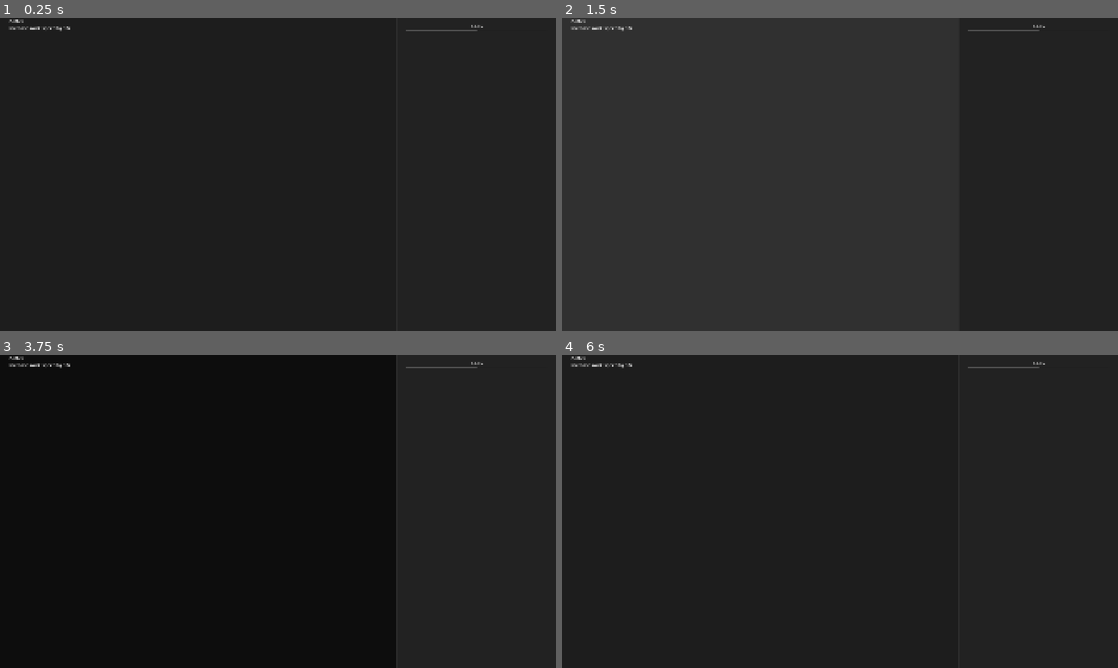
Above: before the commit, frames 1-4 (two rows, left to right).
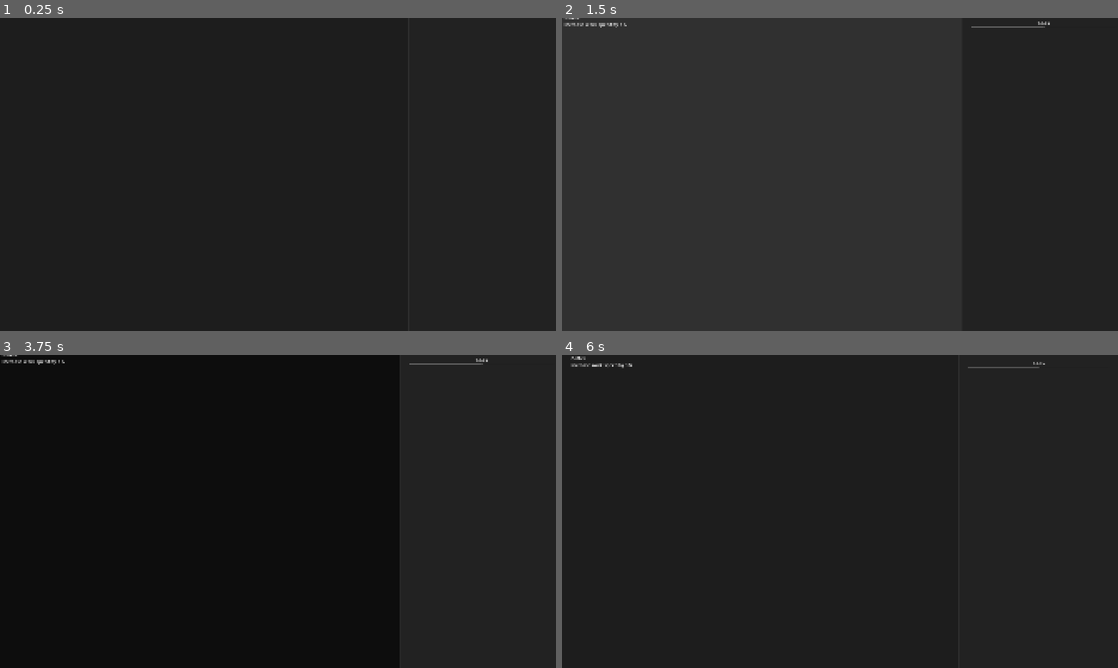
Above: after the commit, the same moments.

Repository: lorentealberto/BureaucracyProject
Game: Godot game, scene res://scenes/prefabs/buy_upgrade_button.tscn
Two runs of this game, one before a commit and one after it. Both use one fixed random seed, a clock stepped at 60 frames per second and the inputs below. This scene is started directly instead of the project's main scene.
Inputs (mouse positions are in pixels of both pictures, inside the frame that each line leads up to; where the layout moved, square brackets give the same spot in the first picture):
- Up to frame 1 (0.25 s): no input
- Up to frame 2 (1.5 s): click (762, 174) at 0.5 s; click (756, 174) [762, 174] at 1.25 s
- Up to frame 3 (3.75 s): click (194, 511) [200, 511] at 2 s; tap Enter at 2.75 s; move the mouse to (400, 495) at 2.77 s; click (400, 495) at 2.92 s; tap Space at 3.5 s; move the mouse to (166, 527) at 3.52 s; click (166, 527) at 3.67 s
- Up to frame 4 (6 s): tap Enter at 4.25, 5.75 s; move the mouse to (895, 442) at 4.27 s; click (895, 442) at 4.42 s; tap Space at 5 s; move the mouse to (812, 574) at 5.02 s; click (812, 574) at 5.17 s; move the mouse to (1006, 558) at 5.77 s; click (1006, 558) at 5.92 s

The runs differ from the first frame. In frame 1, 0.2% of the frame differs, in the area x 1-87%, y 0-5%; in frame 2, 0.3%; in frame 3, 0.6%, in the area x 0-88%, y 0-100%; in frame 4, nothing differs.
Error before the commit: Invalid access to property or key 'total_money' on a base object of type 'Nil'. (res://scripts/gameplay/buy_button.gd:20)
Error after the commit: Invalid access to property or key 'total_money' on a base object of type 'Nil'. (res://scripts/gameplay/buy_button.gd:27)

Commit message:
animated button list and button

Diff:
--- a/project.godot
+++ b/project.godot
@@ -13,7 +13,7 @@
 config/name="Bureaucracy"
 config/tags=PackedStringArray("personal_projects", "youtube")
 run/main_scene="uid://dbqstueil768o"
-config/features=PackedStringArray("4.6", "GL Compatibility")
+config/features=PackedStringArray("4.7", "GL Compatibility")
 config/icon="uid://br0pb0ac3wb5g"
 
 [autoload]
--- a/scenes/effects/audio/murmur_fx.tscn
+++ b/scenes/effects/audio/murmur_fx.tscn
@@ -5,7 +5,7 @@
 
 [node name="MurmurFX" type="AudioStreamPlayer" unique_id=988177085]
 stream = ExtResource("1_83eqk")
-volume_db = -18.0
+volume_db = -20.0
 autoplay = true
 bus = &"Sounds"
 script = ExtResource("2_e5ue4")
--- a/scenes/main.tscn
+++ b/scenes/main.tscn
@@ -25,7 +25,6 @@
 [ext_resource type="Texture2D" uid="uid://4c0cnjqtba1e" path="res://assets/graphics/man.png" id="12_pm3ni"]
 [ext_resource type="Texture2D" uid="uid://dge4uomlkxuy2" path="res://assets/graphics/right_panel/desktop.png" id="17_0ld40"]
 [ext_resource type="Texture2D" uid="uid://4xrfknen600e" path="res://assets/graphics/hand.png" id="19_y6deb"]
-[ext_resource type="PackedScene" uid="uid://c5at24y4w1ruy" path="res://scenes/effects/audio/murmur_fx.tscn" id="25_2wyq8"]
 
 [sub_resource type="StyleBoxEmpty" id="StyleBoxEmpty_2wyq8"]
 
@@ -152,6 +151,7 @@
 
 [node name="ScrollContainer" type="ScrollContainer" parent="Layout/Upgrades/CanvasLayer/MarginContainer" unique_id=1217060103]
 layout_mode = 2
+vertical_scroll_mode = 3
 
 [node name="VBoxContainer" type="VBoxContainer" parent="Layout/Upgrades/CanvasLayer/MarginContainer/ScrollContainer" unique_id=2037160613]
 layout_mode = 2
@@ -263,7 +263,6 @@
 offset = Vector2(0, 232)
 script = ExtResource("9_jkv2x")
 customer = ExtResource("10_jbj1t")
-murmur_fx = ExtResource("25_2wyq8")
 
 [node name="Timer" type="Timer" parent="Layout/Office/RightPanel/Queue" unique_id=455102379]
 one_shot = true
--- a/scenes/prefabs/buy_upgrade_button.tscn
+++ b/scenes/prefabs/buy_upgrade_button.tscn
@@ -3,6 +3,66 @@
 [ext_resource type="Script" uid="uid://c1n3exn7iyfx4" path="res://scripts/gameplay/buy_upgrade_button.gd" id="1_l31x8"]
 [ext_resource type="Script" uid="uid://b2ceoxis1w1f0" path="res://scripts/gameplay/buy_button.gd" id="2_qa4ox"]
 [ext_resource type="PackedScene" uid="uid://cdk68vylwpntb" path="res://scenes/effects/audio/selected_fx.tscn" id="3_vf0m5"]
+
+[sub_resource type="Animation" id="Animation_vf0m5"]
+length = 0.001
+tracks/0/type = "bezier"
+tracks/0/imported = false
+tracks/0/enabled = true
+tracks/0/path = NodePath(".:offset_transform_scale:x")
+tracks/0/interp = 1
+tracks/0/loop_wrap = true
+tracks/0/keys = {
+"handle_modes": PackedInt32Array(0),
+"points": PackedFloat32Array(0, -0.25, 0, 0.25, 0),
+"times": PackedFloat32Array(0)
+}
+tracks/1/type = "bezier"
+tracks/1/imported = false
+tracks/1/enabled = true
+tracks/1/path = NodePath(".:offset_transform_scale:y")
+tracks/1/interp = 1
+tracks/1/loop_wrap = true
+tracks/1/keys = {
+"handle_modes": PackedInt32Array(0),
+"points": PackedFloat32Array(0, -0.25, 0, 0.25, 0),
+"times": PackedFloat32Array(0)
+}
+tracks/2/type = "value"
+tracks/2/imported = false
+tracks/2/enabled = true
+tracks/2/path = NodePath(".:offset_transform_scale")
+tracks/2/interp = 1
+tracks/2/loop_wrap = true
+tracks/2/keys = {
+"times": PackedFloat32Array(0),
+"transitions": PackedFloat32Array(1),
+"update": 0,
+"values": [Vector2(0, 0)]
+}
+
+[sub_resource type="Animation" id="Animation_ngxs5"]
+resource_name = "appear"
+length = 0.3
+step = 0.125
+tracks/0/type = "value"
+tracks/0/imported = false
+tracks/0/enabled = true
+tracks/0/path = NodePath(".:offset_transform_scale")
+tracks/0/interp = 2
+tracks/0/loop_wrap = true
+tracks/0/keys = {
+"times": PackedFloat32Array(0, 0.25, 0.3),
+"transitions": PackedFloat32Array(1, 1, 1),
+"update": 0,
+"values": [Vector2(0, 0), Vector2(1.1, 1.1), Vector2(1, 1)]
+}
+
+[sub_resource type="AnimationLibrary" id="AnimationLibrary_frtjg"]
+_data = {
+&"RESET": SubResource("Animation_vf0m5"),
+&"appear": SubResource("Animation_ngxs5")
+}
 
 [node name="BuyUpgradeButton" type="PanelContainer" unique_id=1627976743]
 custom_minimum_size = Vector2(0, 110)
@@ -11,6 +71,8 @@
 anchor_bottom = 1.0
 grow_horizontal = 2
 grow_vertical = 2
+offset_transform_enabled = true
+offset_transform_scale = Vector2(0, 0)
 script = ExtResource("1_l31x8")
 
 [node name="HBoxContainer" type="HBoxContainer" parent="." unique_id=1140608194]
@@ -82,3 +144,7 @@
 max_value = 10.0
 value = 5.0
 show_percentage = false
+
+[node name="AnimationPlayer" type="AnimationPlayer" parent="." unique_id=2058021115]
+libraries/ = SubResource("AnimationLibrary_frtjg")
+autoplay = &"appear"
--- a/scripts/gameplay/buy_button.gd
+++ b/scripts/gameplay/buy_button.gd
@@ -2,19 +2,26 @@
 
 
 signal valid_transaction
+signal hover
+signal unhover
 @export var selected_fx: PackedScene
 
 var price: float
 
 func _ready() -> void:
 	mouse_entered.connect(_on_mouse_entered)
+	mouse_exited.connect(_on_mouse_exited)
 	pressed.connect(_on_pressed)
 
 func _on_mouse_entered() -> void:
+	hover.emit()
 	if _check_can_afford():
 		theme_type_variation = "enough_money"
 	else:
 		theme_type_variation = "no_money"
+
+func _on_mouse_exited() -> void:
+	unhover.emit()
 
 func _check_can_afford() -> bool:
 	var total_money: int = GameData.total_money
--- a/scripts/gameplay/buy_upgrade_button.gd
+++ b/scripts/gameplay/buy_upgrade_button.gd
@@ -12,6 +12,9 @@
 
 func _ready() -> void:
 	button.valid_transaction.connect(_on_valid_transaction)
+	button.hover.connect(_on_hover)
+	button.unhover.connect(_on_unhover)
+	pivot_offset_ratio = Vector2(0.5, 0.5)
 
 
 func set_title(upgrade_id: int) -> void:
@@ -39,3 +42,11 @@
 	Events.upgrade_bought.emit()
 	UpgradesData.increase_level(id)
 	update_ui()
+
+func _on_hover() -> void:
+	var tween: Tween = create_tween()
+	tween.tween_property(self, "scale", Vector2(1.025, 1.025), 0.1)
+
+func _on_unhover() -> void:
+	var tween: Tween = create_tween()
+	tween.tween_property(self, "scale", Vector2(1, 1), 0.1)
--- a/scripts/gameplay/upgrades_list.gd
+++ b/scripts/gameplay/upgrades_list.gd
@@ -5,11 +5,16 @@
 	_setup_buttons()
 
 func _setup_buttons() -> void:
+	var buttons_tween: Tween = create_tween()
 	for i: int in UpgradesData.upgrades_list.size():
-			var button: BuyUpgradeButton = buy_upgrade_button_scene.instantiate()
-			add_child(button)
-			button.id = i
-			button.set_title(i) #1
-			button.set_description(i) #2
-			button.set_price(i)
-			button.set_level(i)
+		buttons_tween.tween_callback(_add_button.bind(i))
+		buttons_tween.tween_interval(0.1)
+
+func _add_button(id: int) -> void:
+	var button: BuyUpgradeButton = buy_upgrade_button_scene.instantiate()
+	add_child(button)
+	button.id = id
+	button.set_title(id) #1
+	button.set_description(id) #2
+	button.set_price(id)
+	button.set_level(id)
